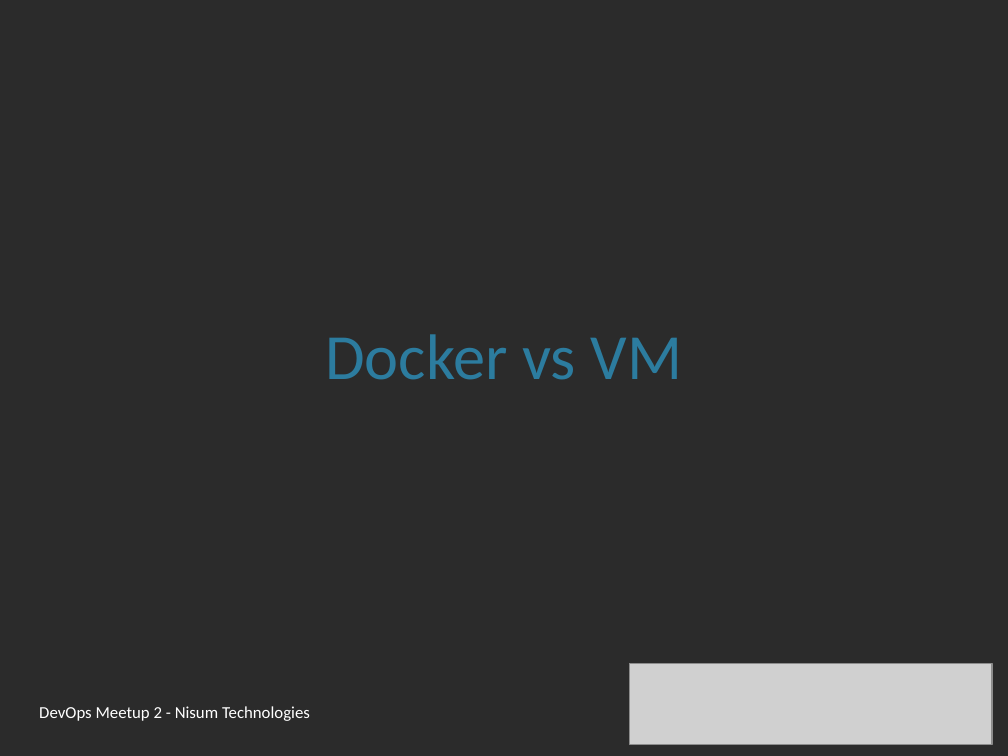
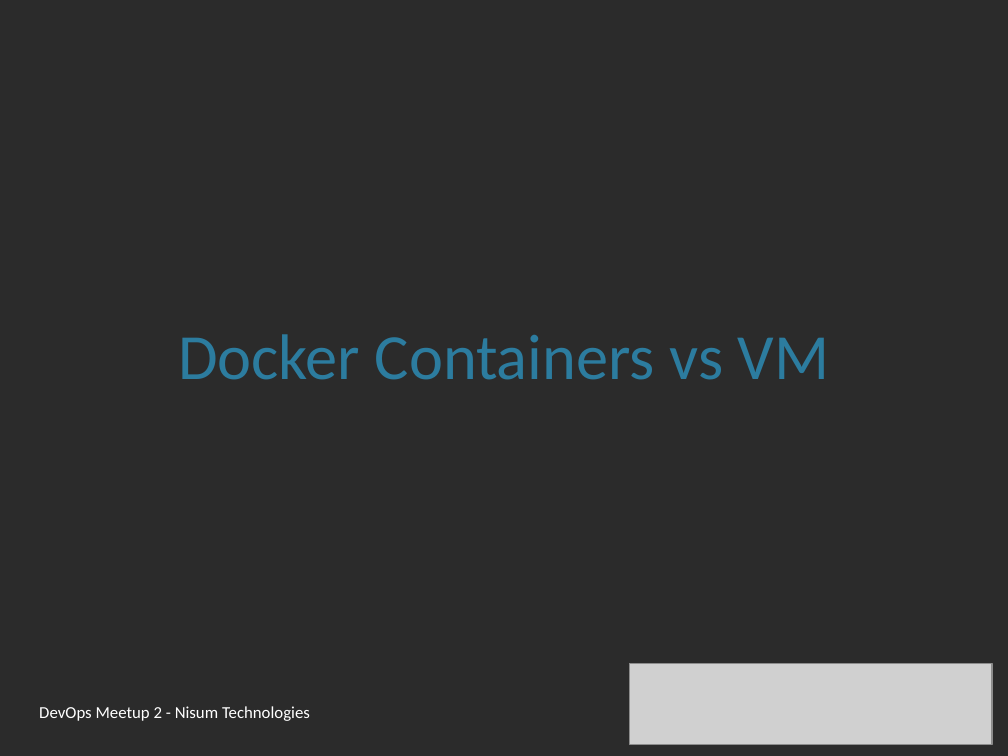
Before and after one commit to zakeeruddin21/Docker-101, a slide deck: slide 5 of Docker 101 - Nisum DevOps Meetup.pptx. Drawn at 1008x756 pixels with LibreOffice and Linux fonts; fonts in the diff are those of the drawing; grey boxes stand for pictures; background and template pictures are left out; a plain dark background stands for a picture behind light text. Boxes give left, top, right and bottom in pixels: in the first picture for what was removed or moved away, otherwise in the second. Text is boxed around its words. In the diff, an @@ line names an element or a change of style, - is before the commit and + after.

```diff
--- a/Docker 101 - Nisum DevOps Meetup.pptx
+++ b/Docker 101 - Nisum DevOps Meetup.pptx
@@ title at [178,334,830,380]: text changed @@
-Docker vs VM
+Docker Containers vs VM
```
Also in this commit, not shown: 1 slide added, 1 other file.
